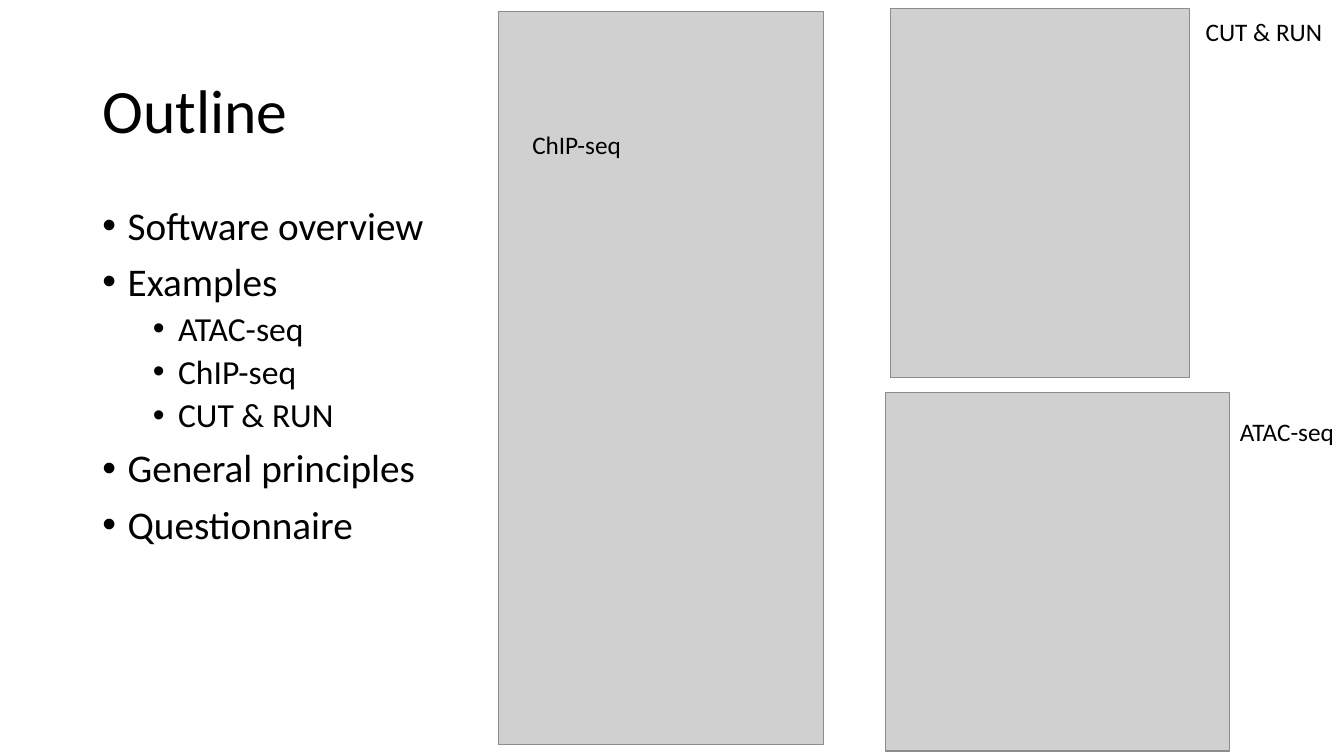
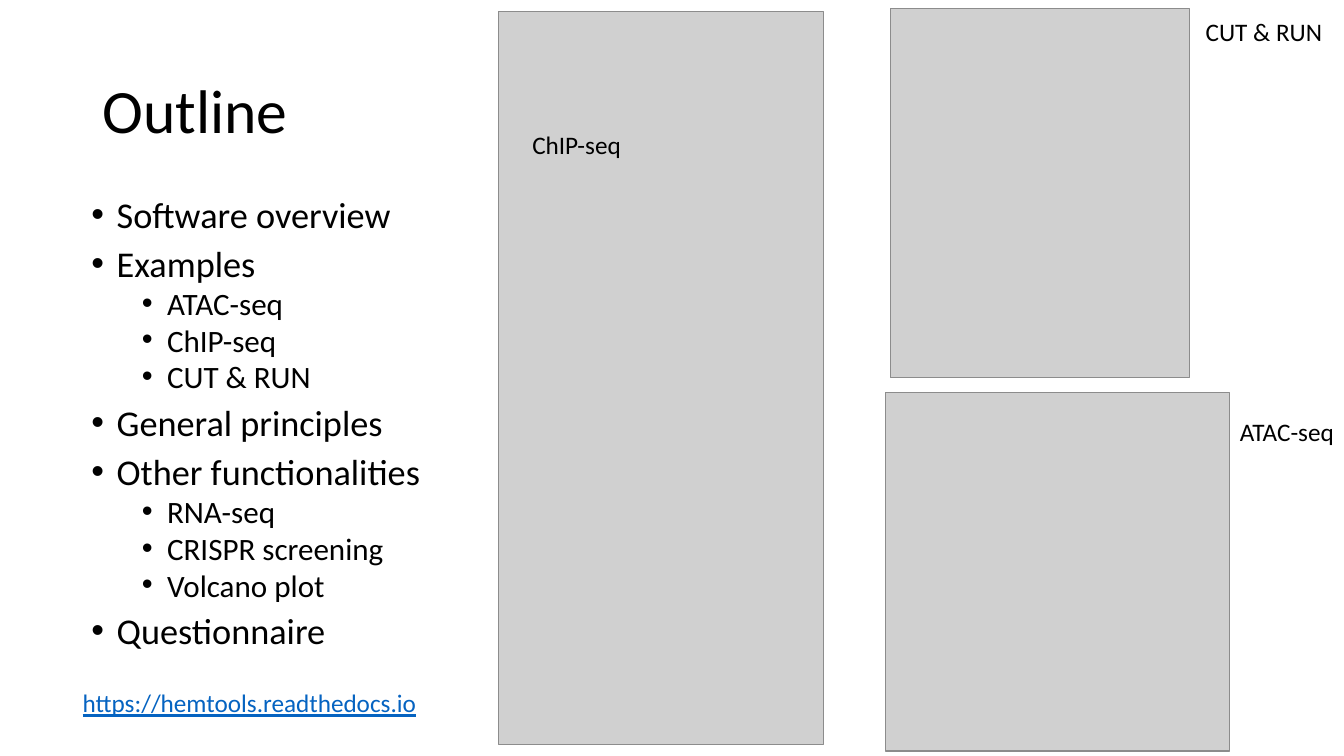
Before and after one commit to YichaoOU/HemTools, a slide deck: slide 2 of HemTools Tutorial.pptx. Drawn at 1344x756 pixels with LibreOffice and Linux fonts; fonts in the diff are those of the drawing; grey boxes stand for pictures. Boxes give left, top, right and bottom in pixels: in the first picture for what was removed or moved away, otherwise in the second. Text is boxed around its words. In the diff, an @@ line names an element or a change of style, - is before the commit and + after.

```diff
--- a/HemTools Tutorial.pptx
+++ b/HemTools Tutorial.pptx
@@ text "Software overview": place and size @@
-text "Software overview" at [128,213,423,545]
+text "Software overview" at [117,203,420,649]
@@ text at [117,203,390,649]: size 28 to 25.9 pt in "Software overview", "Examples", "General principles", "Questionnaire"; size 24 to 22.2 pt in "ATAC-seq", "ChIP-seq", "CUT & RUN"; line spacing 0.9 to 0.8 @@
@@ text at [117,459,420,602]: paragraphs added @@
+• Other functionalities
+  • RNA-seq
+  • CRISPR screening
+  • Volcano plot
@@ text added at [83,694,416,717], 18 pt, text #0563C1, underline @@
+    https://hemtools.readthedocs.io
```
Also in this commit, not shown: 8 other slides changed, 6 slides added, 3 other files.
